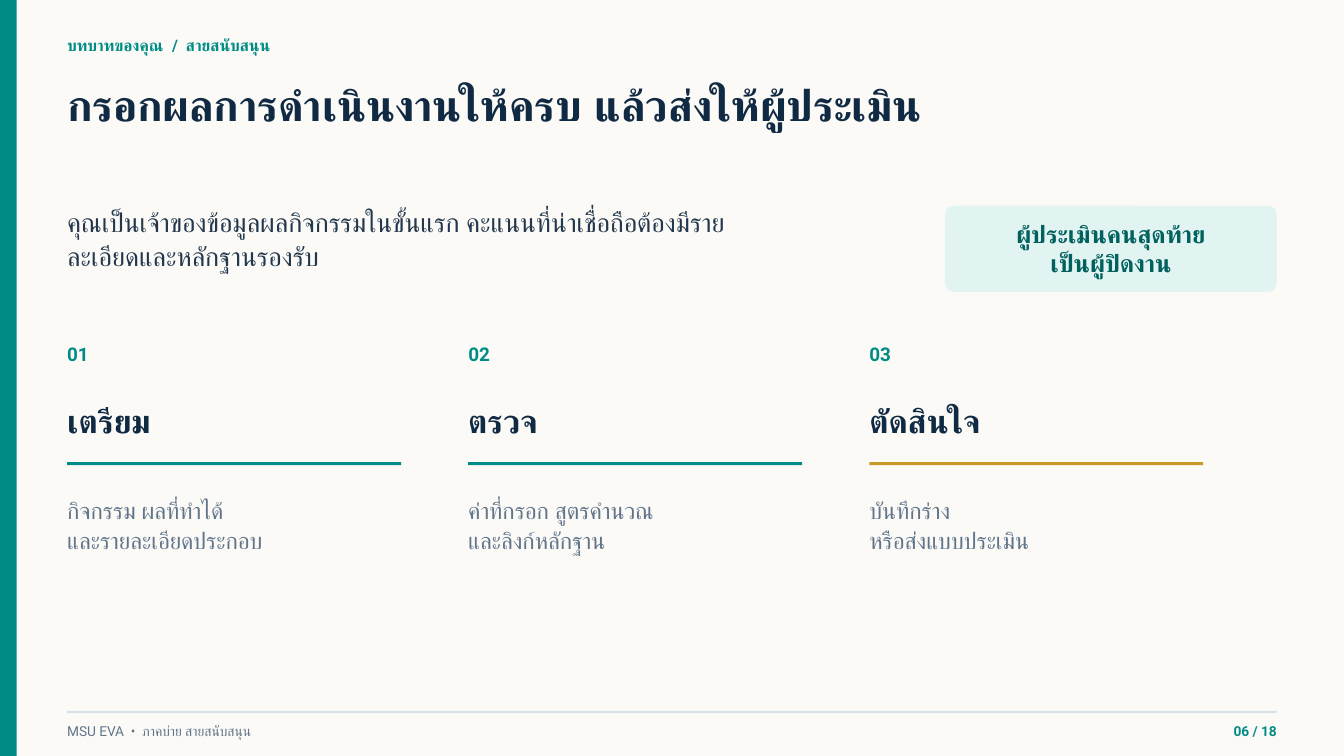
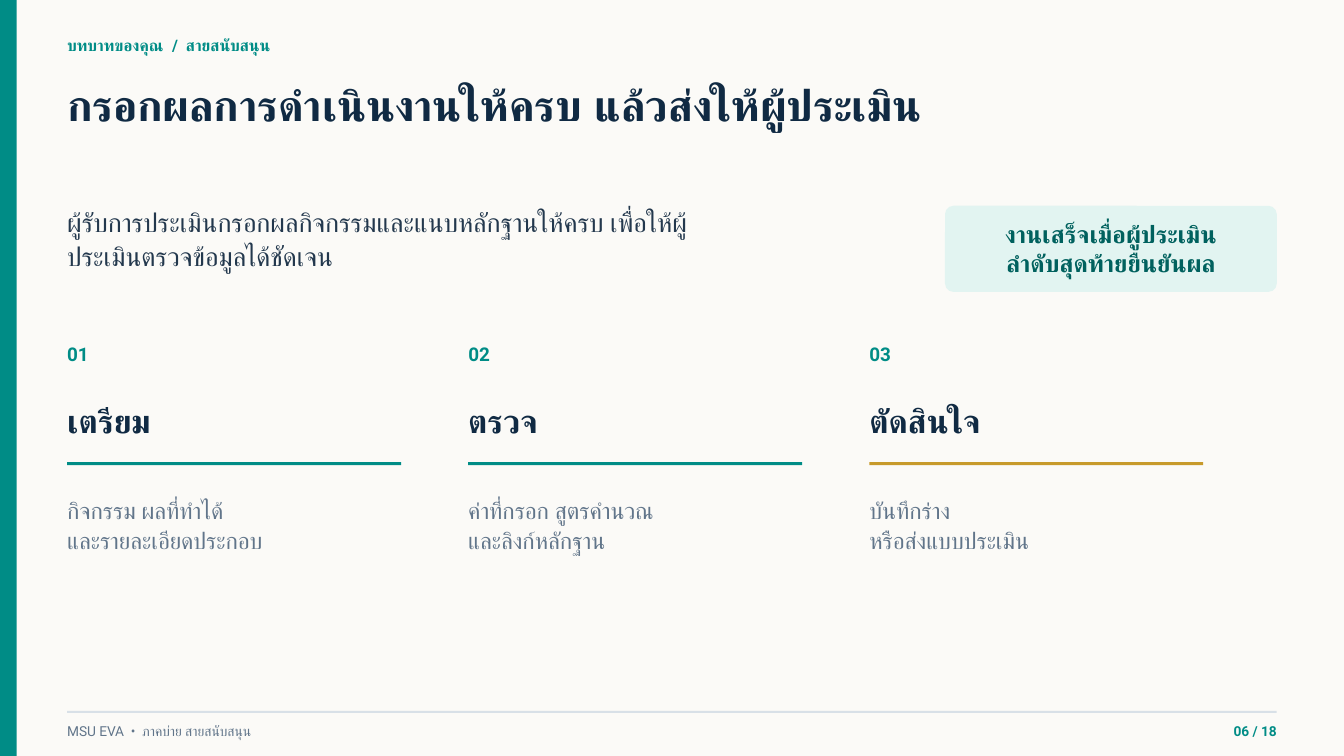
Before and after one commit to issenkku/issenkku-msu_eva-pass2, a slide deck: slide 6 of docs/MSU-EVA-อบรมสายสนับสนุน-ฉบับวิทยากร.pptx. Drawn at 1344x756 pixels with LibreOffice and Linux fonts; fonts in the diff are those of the drawing. Boxes give left, top, right and bottom in pixels: in the first picture for what was removed or moved away, otherwise in the second. Text is boxed around its words. In the diff, an @@ line names an element or a change of style, - is before the commit and + after.

```diff
--- a/docs/MSU-EVA-อบรมสายสนับสนุน-ฉบับวิทยากร.pptx
+++ b/docs/MSU-EVA-อบรมสายสนับสนุน-ฉบับวิทยากร.pptx
@@ text at (67,212,687,273): text changed @@
-คุณเป็นเจ้าของข้อมูลผลกิจกรรมในขั้นแรก คะแนนที่น่าเชื่อถือต้องมีรายละเอียดและหลักฐานรองรับ
+ผู้รับการประเมินกรอกผลกิจกรรมและแนบหลักฐานให้ครบ เพื่อให้ผู้ประเมินตรวจข้อมูลได้ชัดเจน
@@ text at (1005,224,1217,280): text changed @@
-ผู้ประเมินคนสุดท้าย
-เป็นผู้ปิดงาน
+งานเสร็จเมื่อผู้ประเมิน
+ลำดับสุดท้ายยืนยันผล
```
Also in this commit, not shown: 3 other slides changed, 1 other file.
